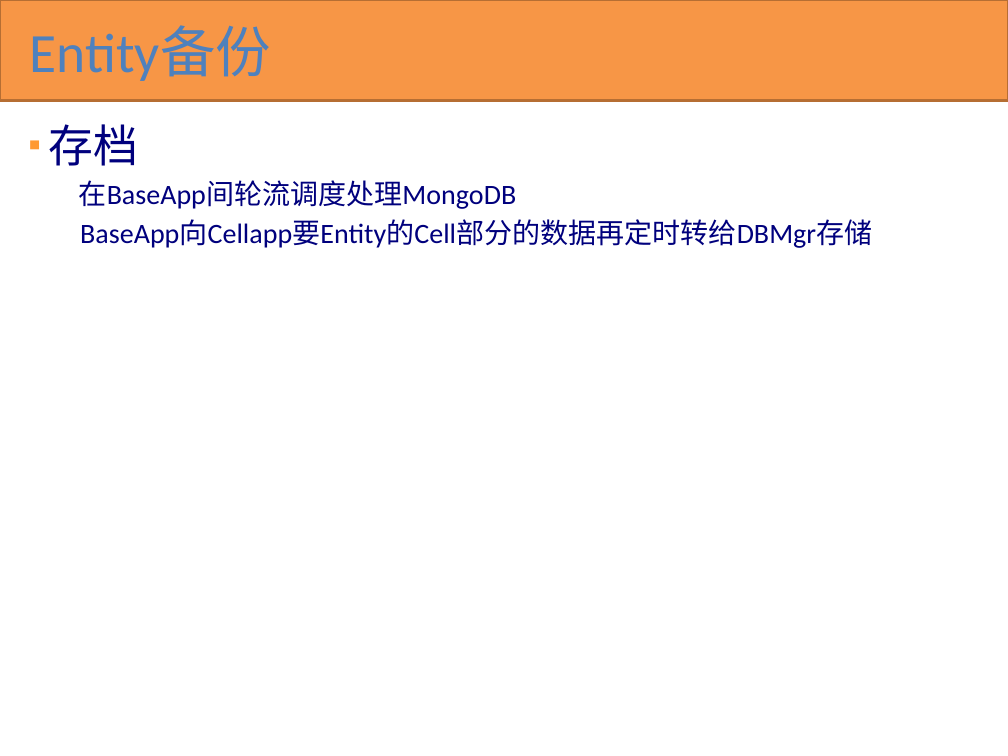
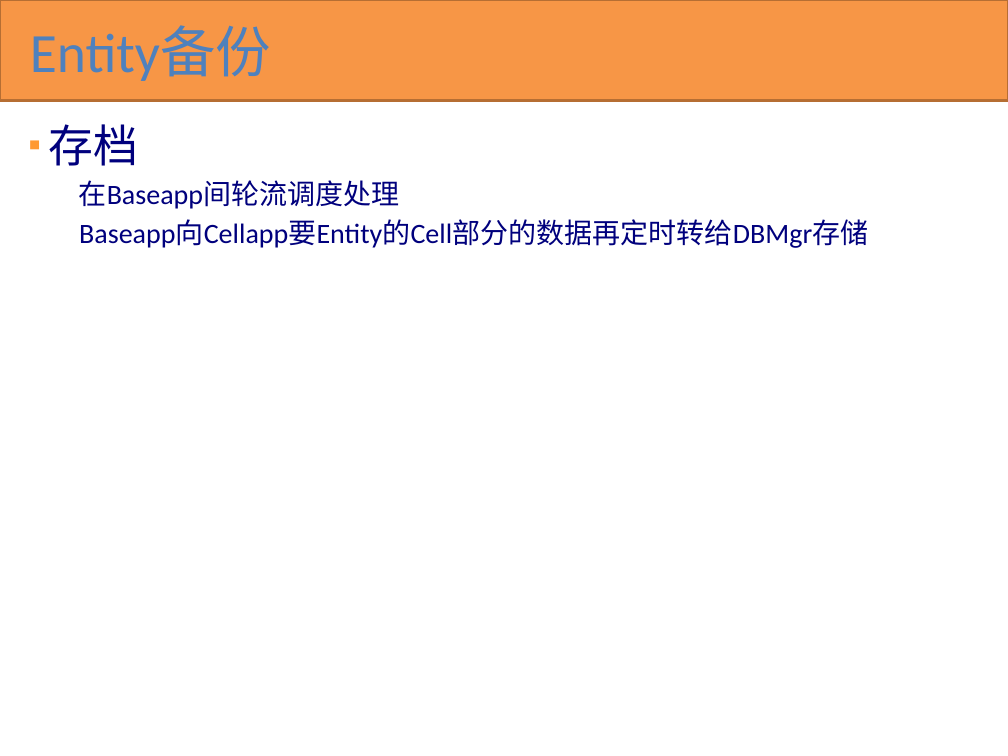
Before and after one commit to kbengine/kbengine_docs, a slide deck: slide 23 of KBEngine overview(cn).pptx. Drawn at 1008x756 pixels with LibreOffice and Linux fonts; fonts in the diff are those of the drawing. Boxes give left, top, right and bottom in pixels: in the first picture for what was removed or moved away, otherwise in the second. Text is boxed around its words. In the diff, an @@ line names an element or a change of style, - is before the commit and + after.

Commit message:
up

```diff
--- a/KBEngine overview(cn).pptx
+++ b/KBEngine overview(cn).pptx
@@ text at [79, 180, 868, 248]: text changed @@
-在BaseApp间轮流调度处理MongoDB
-  BaseApp向Cellapp要Entity的Cell部分的数据再定时转给DBMgr存储
+在Baseapp间轮流调度处理
+Baseapp向Cellapp要Entity的Cell部分的数据再定时转给DBMgr存储
```
Also in this commit, not shown: 1 other slide changed.
